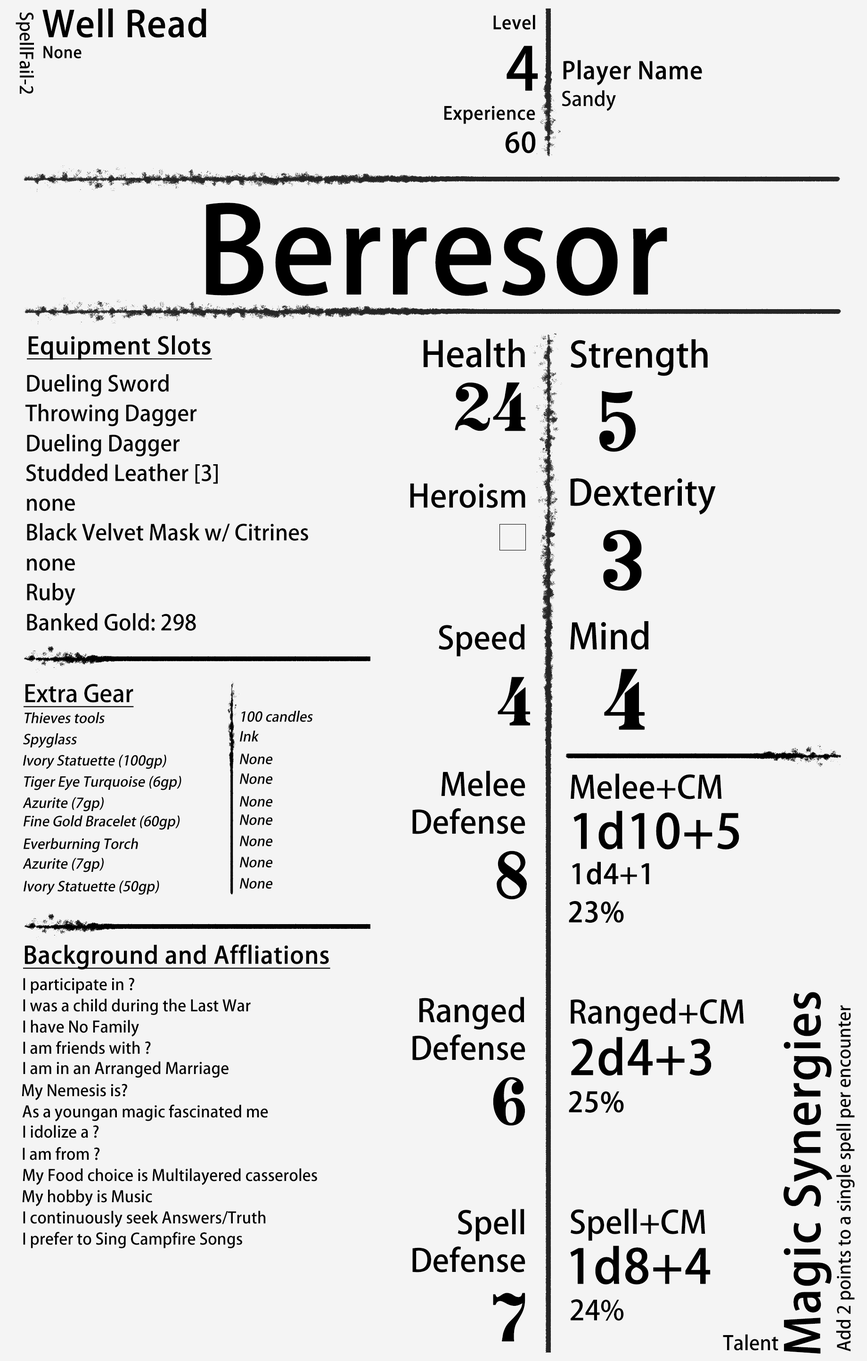
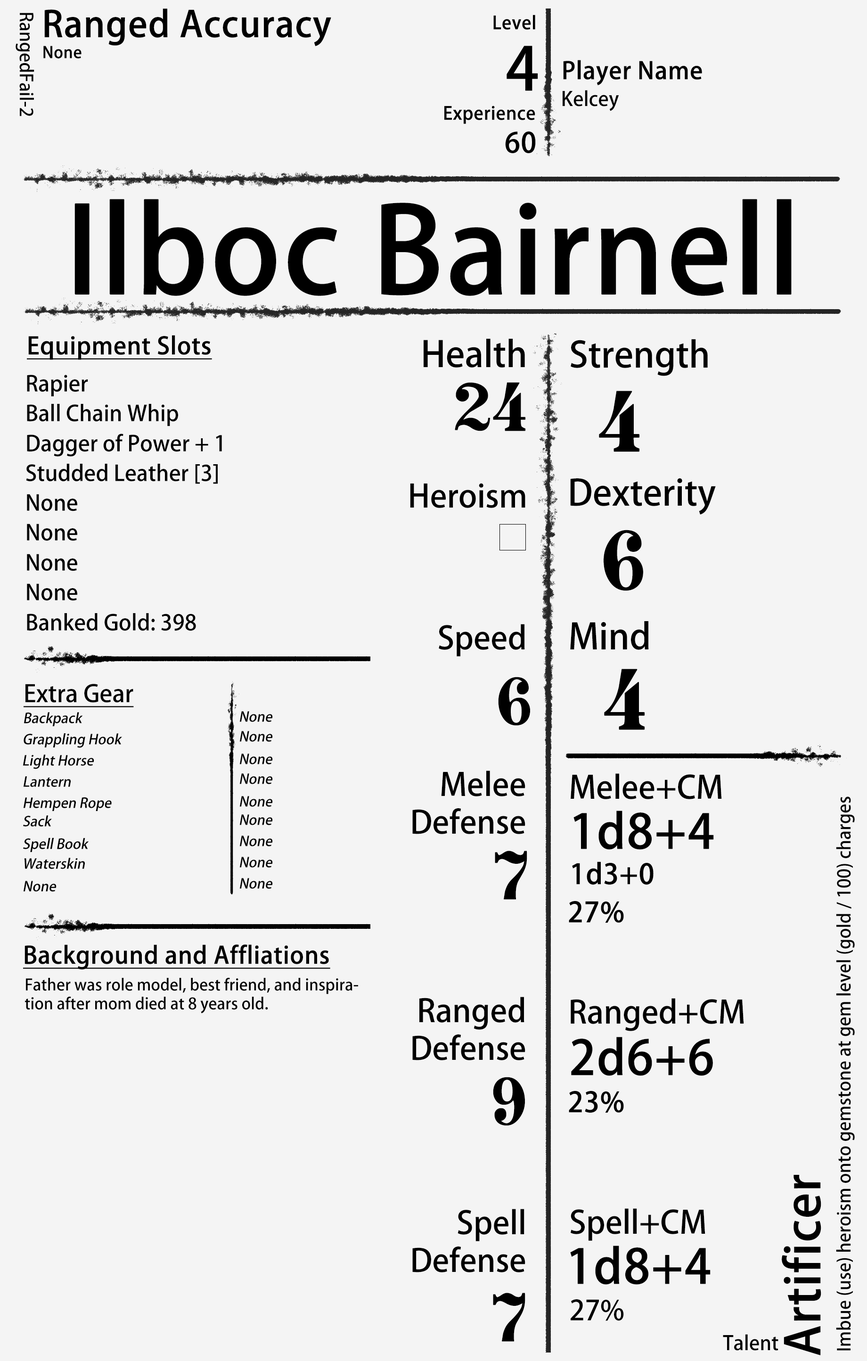
The second 867 × 1361 image is a revision of the first. Changes to its layers:
painted on "RangedCm" over [627, 1038, 713, 1076]
painted on "MeleeCm" over [628, 812, 740, 850]
removed layer "MostLikelyDo" from group "Group 4" over [23, 1231, 243, 1249]
removed layer "WhatSeek" from group "Group 4" over [23, 1210, 266, 1228]
removed layer "Hobby" from group "Group 4" over [22, 1189, 153, 1207]
removed layer "Food" from group "Group 4" over [22, 1167, 318, 1185]
removed layer "DiscoverMagic" from group "Group 4" over [22, 1104, 269, 1122]
removed layer "Lover" from group "Group 4" over [23, 1060, 229, 1078]
removed layer "Family" from group "Group 4" over [23, 1019, 139, 1037]
renamed "LastWar" to "Background", painted on it over [23, 977, 359, 1015]
painted on "GearSlot6" over [23, 815, 180, 830]
painted on "GearSlot4" over [23, 775, 182, 791]
painted on "GearSlot3" over [24, 754, 167, 769]
painted on "CharacterName" over [74, 198, 792, 296]
painted on "TalentName" over [781, 991, 833, 1355]
renamed "UpbringingBonus" to "SpecializationBonus", painted on it over [15, 12, 35, 117]
painted on "TalentAbility" over [835, 796, 855, 1352]
painted on "Helm" over [26, 522, 309, 542]
painted on "SideArm" over [40, 433, 222, 457]
painted on "MainRanged" over [25, 403, 197, 427]
painted on "MainMelee" over [26, 374, 169, 397]
renamed "Upbringing" to "Specialization", painted on it over [42, 8, 332, 47]
painted on "Str" over [598, 390, 640, 452]
painted on "Dex" over [603, 529, 644, 591]
…and 25 more changes (20 painted, 5 removed)
